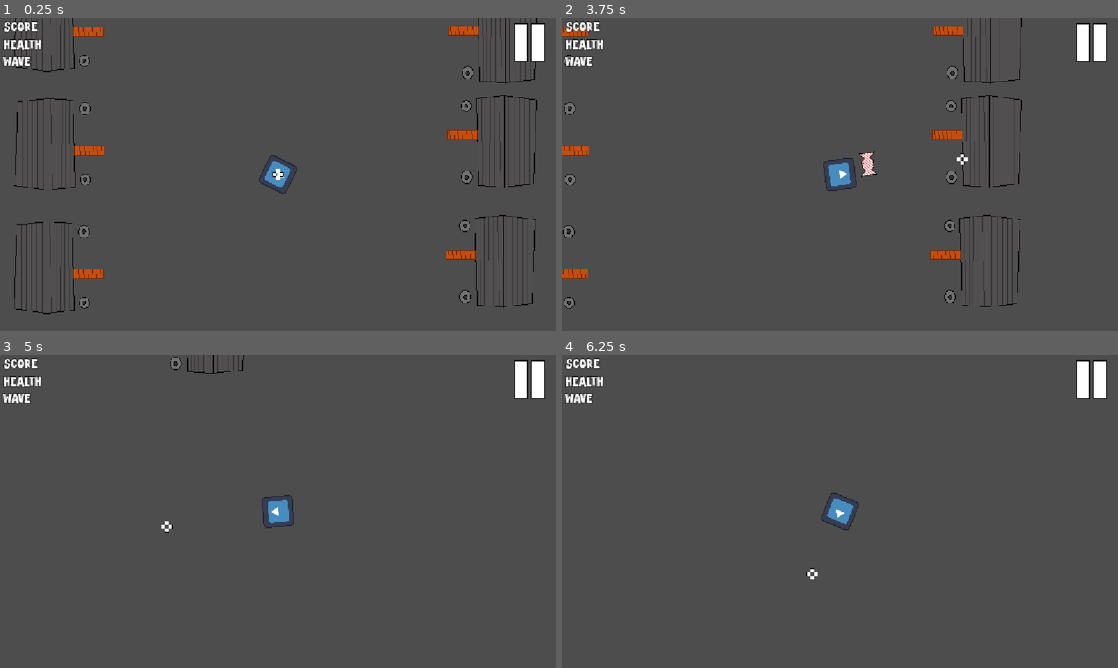
Above: before the commit, frames 1-4 (two rows, left to right).
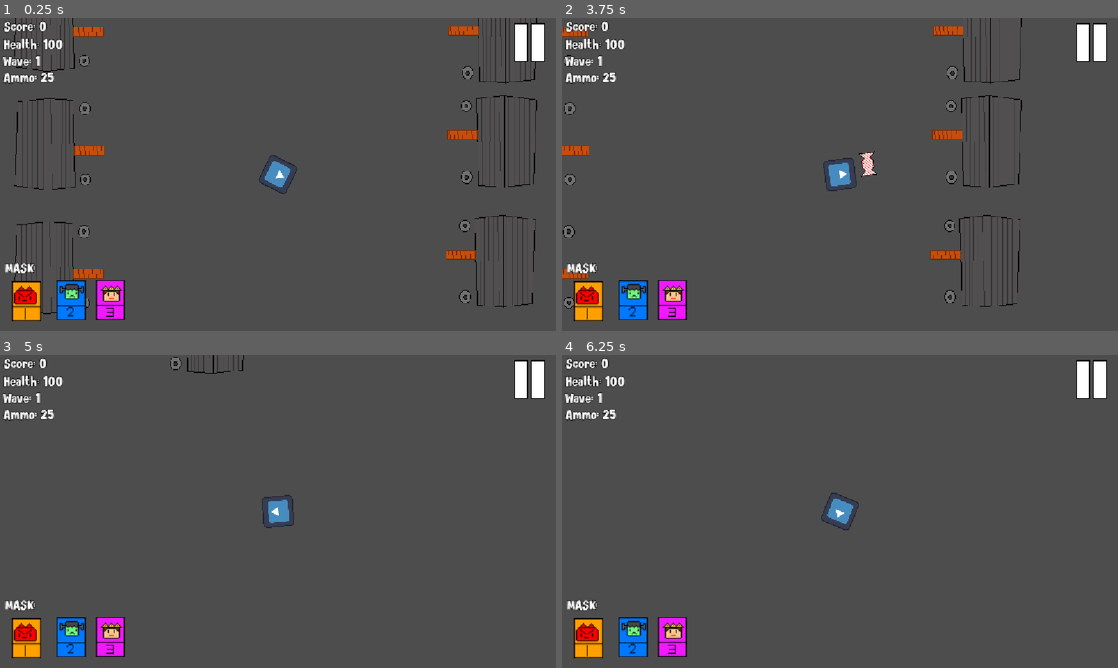
Above: after the commit, the same moments.

Repository: T8BG/HalloweenGameJam
Game: Godot game, scene res://Assets/Scenes/Areas/GameWorld.tscn
The game is run twice, just before and just after one commit, with the same random seed, the same clock (stepped at 60 frames per second) and the same inputs. The project has no main scene, so this scene is started directly. The engine's default icon, where the game draws it, is replaced by a stand-in: a white triangle on a blue panel in a dark square.
Inputs (mouse positions are in pixels of both pictures, inside the frame that each line leads up to):
- Up to frame 1 (0.25 s): no input
- Up to frame 2 (3.75 s): click (589, 302) at 0.52 s; click (634, 302) at 1.27 s; click (673, 299) at 2.02 s; click (1090, 43) at 2.75 s; tap Enter at 3.5 s; move the mouse to (962, 158) at 3.52 s; hold D (Right) from 3.53 s (still down); click (962, 158) at 3.6 s
- Up to frame 3 (5 s): move the mouse to (166, 527) at 4.27 s; release D (Right) at 4.28 s; hold S (Down) from 4.28 s (still down); click (166, 527) at 4.35 s
- Up to frame 4 (6.25 s): move the mouse to (895, 442) at 5.02 s; release S (Down) at 5.03 s; hold D (Right) 5.03-5.78 s; click (895, 442) at 5.1 s; tap Space at 5.75 s; move the mouse to (812, 574) at 5.77 s; hold W (Up) from 5.78 s (still down); click (812, 574) at 5.85 s

The runs differ from the first frame. In frame 1, 2.8% of the frame differs, in the area x 0-52%, y 0-97%; in frame 2, 2.9%, in the area x 0-73%, y 0-97%; in frame 3, 2.9%; in frame 4, 2.9%.

Commit message:
Added Masks & Limited Ammo Functions

Diff:
--- a/halloweenGameJam/Assets/Scenes/Areas/GameWorld.tscn
+++ b/halloweenGameJam/Assets/Scenes/Areas/GameWorld.tscn
@@ -1,13 +1,15 @@
 [gd_scene format=3 uid="uid://ck673twg4avq4"]
 
 [ext_resource type="Script" uid="uid://cq41ym1f818km" path="res://Assets/Scripts/game_world.gd" id="1_c4e7b"]
-[ext_resource type="PackedScene" uid="uid://dbw7rp83ld3d2" path="res://Assets/Scenes/cursor_sprite.tscn" id="2_vwjdu"]
 [ext_resource type="PackedScene" uid="uid://b6lc3aemduj4c" path="res://Assets/Scenes/candy_bullet.tscn" id="3_i6eio"]
 [ext_resource type="PackedScene" uid="uid://mrny8bmdo5ut" path="res://Assets/Scenes/Player.tscn" id="3_rm2es"]
 [ext_resource type="FontFile" uid="uid://rj2tcbopc3or" path="res://Assets/Fonts/Scary Feet.ttf" id="4_chd1q"]
 [ext_resource type="Texture2D" uid="uid://dgudstls25lbh" path="res://Assets/Sprites/Pause.png" id="5_v24s8"]
 [ext_resource type="Texture2D" uid="uid://jf43hq5e1uvt" path="res://Assets/Sprites/PauseHover.png" id="6_4y2y2"]
 [ext_resource type="PackedScene" uid="uid://c2jnlhmjb3co7" path="res://Assets/Scenes/house.tscn" id="6_chd1q"]
+[ext_resource type="Texture2D" uid="uid://b84el2jek2238" path="res://Assets/Sprites/Masks/Demon Mask.png" id="7_4y2y2"]
+[ext_resource type="Texture2D" uid="uid://bprin5hpi4c27" path="res://Assets/Sprites/Masks/Frankie Mask.png" id="8_4unoo"]
+[ext_resource type="Texture2D" uid="uid://bam7umw7wpch3" path="res://Assets/Sprites/Masks/Princess Mask.png" id="9_y6akf"]
 
 [node name="GameWorld" type="Node2D" unique_id=1176257089]
 script = ExtResource("1_c4e7b")
@@ -45,6 +47,36 @@
 theme_override_font_sizes/font_size = 30
 text = "SCORE"
 
+[node name="WaveLabel" type="Label" parent="PlayerUI" unique_id=618791287]
+offset_left = 6.0
+offset_top = 72.0
+offset_right = 197.0
+offset_bottom = 106.0
+theme_override_constants/outline_size = 5
+theme_override_fonts/font = ExtResource("4_chd1q")
+theme_override_font_sizes/font_size = 30
+text = "WAVE"
+
+[node name="MaskLabel" type="Label" parent="PlayerUI" unique_id=1669117583]
+offset_left = 10.0
+offset_top = 500.0
+offset_right = 101.0
+offset_bottom = 542.0
+theme_override_constants/outline_size = 5
+theme_override_fonts/font = ExtResource("4_chd1q")
+theme_override_font_sizes/font_size = 30
+text = "MASK:"
+
+[node name="AmmoLabel" type="Label" parent="PlayerUI" unique_id=447084507]
+offset_left = 7.0
+offset_top = 106.0
+offset_right = 76.0
+offset_bottom = 140.0
+theme_override_constants/outline_size = 5
+theme_override_fonts/font = ExtResource("4_chd1q")
+theme_override_font_sizes/font_size = 30
+text = "AMMO:"
+
 [node name="PauseTextureButton" type="TextureButton" parent="PlayerUI" unique_id=1674816296]
 offset_left = 1057.0
 offset_top = 8.0
@@ -56,15 +88,44 @@
 ignore_texture_size = true
 stretch_mode = 0
 
-[node name="WaveLabel" type="Label" parent="PlayerUI" unique_id=618791287]
-offset_left = 6.0
-offset_top = 72.0
-offset_right = 197.0
-offset_bottom = 106.0
-theme_override_constants/outline_size = 5
-theme_override_fonts/font = ExtResource("4_chd1q")
-theme_override_font_sizes/font_size = 30
-text = "WAVE"
+[node name="DemonMaskButton" type="TextureButton" parent="PlayerUI" unique_id=697618900]
+offset_left = 12.0
+offset_top = 545.0
+offset_right = 95.0
+offset_bottom = 633.0
+texture_normal = ExtResource("7_4y2y2")
+texture_pressed = ExtResource("7_4y2y2")
+texture_hover = ExtResource("7_4y2y2")
+texture_disabled = ExtResource("7_4y2y2")
+texture_focused = ExtResource("7_4y2y2")
+ignore_texture_size = true
+stretch_mode = 4
+
+[node name="FrankieMaskButton" type="TextureButton" parent="PlayerUI" unique_id=415672635]
+offset_left = 105.0
+offset_top = 543.0
+offset_right = 188.0
+offset_bottom = 631.0
+texture_normal = ExtResource("8_4unoo")
+texture_pressed = ExtResource("8_4unoo")
+texture_hover = ExtResource("8_4unoo")
+texture_disabled = ExtResource("8_4unoo")
+texture_focused = ExtResource("8_4unoo")
+ignore_texture_size = true
+stretch_mode = 4
+
+[node name="PrincessMaskButton" type="TextureButton" parent="PlayerUI" unique_id=2114286319]
+offset_left = 186.0
+offset_top = 542.0
+offset_right = 269.0
+offset_bottom = 630.0
+texture_normal = ExtResource("9_y6akf")
+texture_pressed = ExtResource("9_y6akf")
+texture_hover = ExtResource("9_y6akf")
+texture_disabled = ExtResource("9_y6akf")
+texture_focused = ExtResource("9_y6akf")
+ignore_texture_size = true
+stretch_mode = 4
 
 [node name="Houses" type="Node" parent="." unique_id=112445695]
 
@@ -91,6 +152,3 @@
 [node name="House" parent="Houses" unique_id=1428817597 instance=ExtResource("6_chd1q")]
 position = Vector2(-468, 201)
 rotation = -1.5707964
-
-[node name="CursorSprite" parent="." unique_id=1055387719 instance=ExtResource("2_vwjdu")]
-z_index = 1000
--- a/halloweenGameJam/Assets/Scripts/gamemanager.gd
+++ b/halloweenGameJam/Assets/Scripts/game_manager.gd
@@ -1,11 +1,26 @@
 extends Node
 
+var score = 0
+var health = 100
+var wave = 1
+
+var ammo = 25
+
+var mask = 1
+
+@onready var gameWorld = null
 
 # Called when the node enters the scene tree for the first time.
 func _ready() -> void:
 	pass # Replace with function body.
 
-
 # Called every frame. 'delta' is the elapsed time since the previous frame.
 func _process(delta: float) -> void:
 	pass
+
+func gain_score():
+	score += 100
+	print("Increased score")
+
+func game_ready(node):
+	gameWorld = node
--- a/halloweenGameJam/Assets/Scripts/game_world.gd
+++ b/halloweenGameJam/Assets/Scripts/game_world.gd
@@ -1,12 +1,26 @@
 extends Node2D
 @onready var cursor = get_node_or_null("GameWorld/CursorSprite")
 
+@onready var score = GameManager.score
+@onready var wave = GameManager.wave
+@onready var health = GameManager.health
+@onready var ammo = GameManager.ammo
+
 # Called when the node enters the scene tree for the first time.
 func _ready() -> void:
-	Input.set_mouse_mode(Input.MOUSE_MODE_HIDDEN)
+	$PlayerUI.show()
+	$GameOverUI.hide()
+	#UI Initializations
+	$PlayerUI/PlayerHealthLabel.text = str("Health: " + str(health))
+	$PlayerUI/WaveLabel.text = str("Wave: " + str(wave))
+	$PlayerUI/PlayerScoreLabel.text = str("Score: " + str(score))
+	$PlayerUI/AmmoLabel.text = str("Ammo: " + str(ammo))
 	pass # Replace with function body.
 
 
 # Called every frame. 'delta' is the elapsed time since the previous frame.
 func _process(delta: float) -> void:
 	pass
+
+#func update_user_score(score: int):
+	#$PlayerUI/PlayerScoreLabel = "Score: " + GameManager.score
--- a/halloweenGameJam/Assets/Scripts/player.gd
+++ b/halloweenGameJam/Assets/Scripts/player.gd
@@ -37,7 +37,9 @@
 	rotation = (get_global_mouse_position() -global_position).angle() + deg_to_rad(90)
 
 func shoot():
-	var b = Candy_Scene.instantiate()
-	get_tree().current_scene.add_child(b)
-	b.global_position = global_position
-	b.global_rotation = global_rotation
+	if(GameManager.ammo > 0):
+		var b = Candy_Scene.instantiate()
+		get_tree().current_scene.add_child(b)
+		b.global_position = global_position
+		b.global_rotation = global_rotation
+		GameManager.ammo -= 1
--- a/halloweenGameJam/project.godot
+++ b/halloweenGameJam/project.godot
@@ -14,10 +14,15 @@
 config/features=PackedStringArray("4.7", "Forward Plus")
 config/icon="res://icon.svg"
 
+[autoload]
+
+GameManager="*uid://ejsyo3kbgc4f"
+
 [display]
 
 window/stretch/mode="canvas_items"
 window/stretch/aspect="expand"
+mouse_cursor/custom_image="uid://cupjxj3wk6rnf"
 
 [dotnet]
 
Not shown, added: halloweenGameJam/Assets/Scripts/game_manager.gd.uid
Not shown, removed: halloweenGameJam/Assets/Scripts/gamemanager.gd.uid
Binary file added: halloweenGameJam/Assets/Sprites/Masks/Demon Mask.png
Not shown, added: halloweenGameJam/Assets/Sprites/Masks/Demon Mask.png.import
Binary file added: halloweenGameJam/Assets/Sprites/Masks/Frankie Mask.png
Not shown, added: halloweenGameJam/Assets/Sprites/Masks/Frankie Mask.png.import
Binary file added: halloweenGameJam/Assets/Sprites/Masks/Princess Mask.png
Not shown, added: halloweenGameJam/Assets/Sprites/Masks/Princess Mask.png.import
Not shown, added: halloweenGameJam/Assets/Scenes/Areas/GameWorld.tscn1176359035.tmp
Not shown, added: halloweenGameJam/Assets/Scenes/Areas/GameWorld.tscn1185180531.tmp
Not shown, added: halloweenGameJam/Assets/Scenes/Areas/GameWorld.tscn1193227754.tmp
